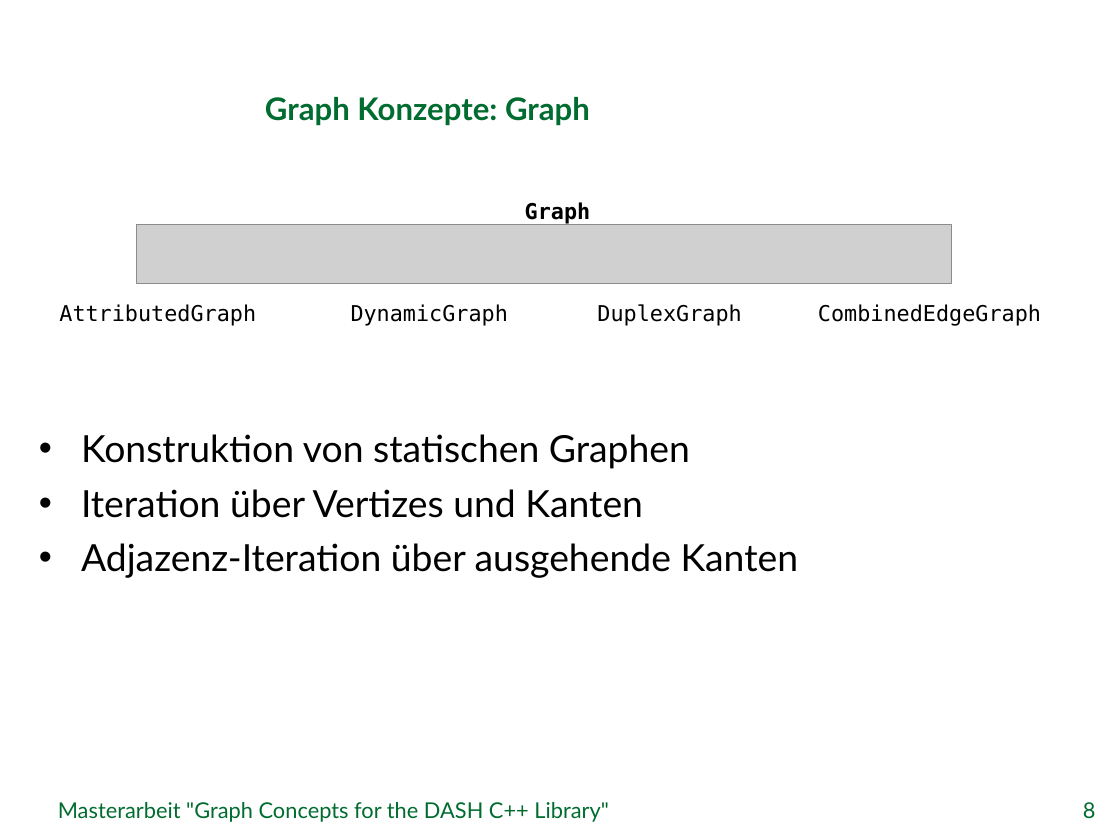
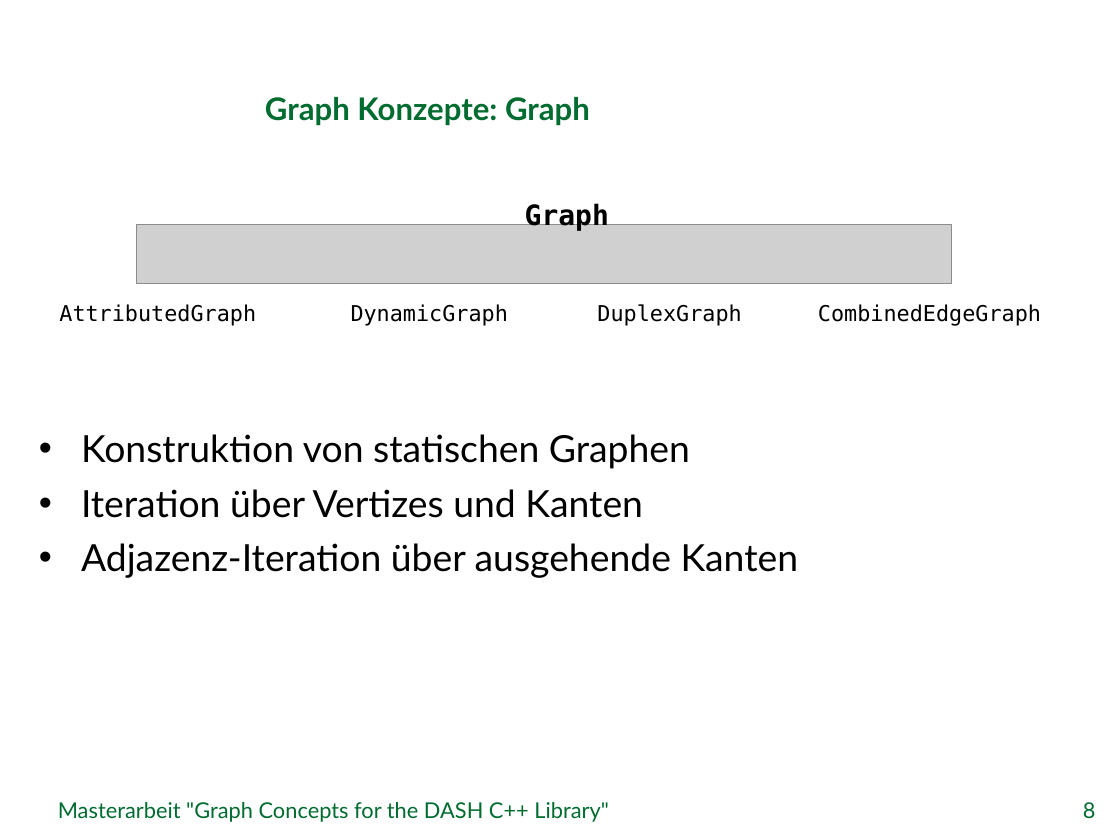
Before and after one commit to stiefn/dyn-data-structures-thesis, a slide deck: slide 8 of Folien/Abschlusssvortrag_Stefan_Effenberger.pptx. Drawn at 1120x840 pixels with LibreOffice and Linux fonts; fonts in the diff are those of the drawing; grey boxes stand for pictures; background and template pictures are left out. Boxes give left, top, right and bottom in pixels: in the first picture for what was removed or moved away, otherwise in the second. Text is boxed around its words. In the diff, an @@ line names an element or a change of style, - is before the commit and + after.

```diff
--- a/Folien/Abschlusssvortrag_Stefan_Effenberger.pptx
+++ b/Folien/Abschlusssvortrag_Stefan_Effenberger.pptx
@@ text "Graph" at (x1=525, y1=202, x2=609, y2=231): size 14 to 18 pt @@
```
Also in this commit, not shown: 8 other slides changed, 2 slides added, 2 slides removed, 1 other file.
